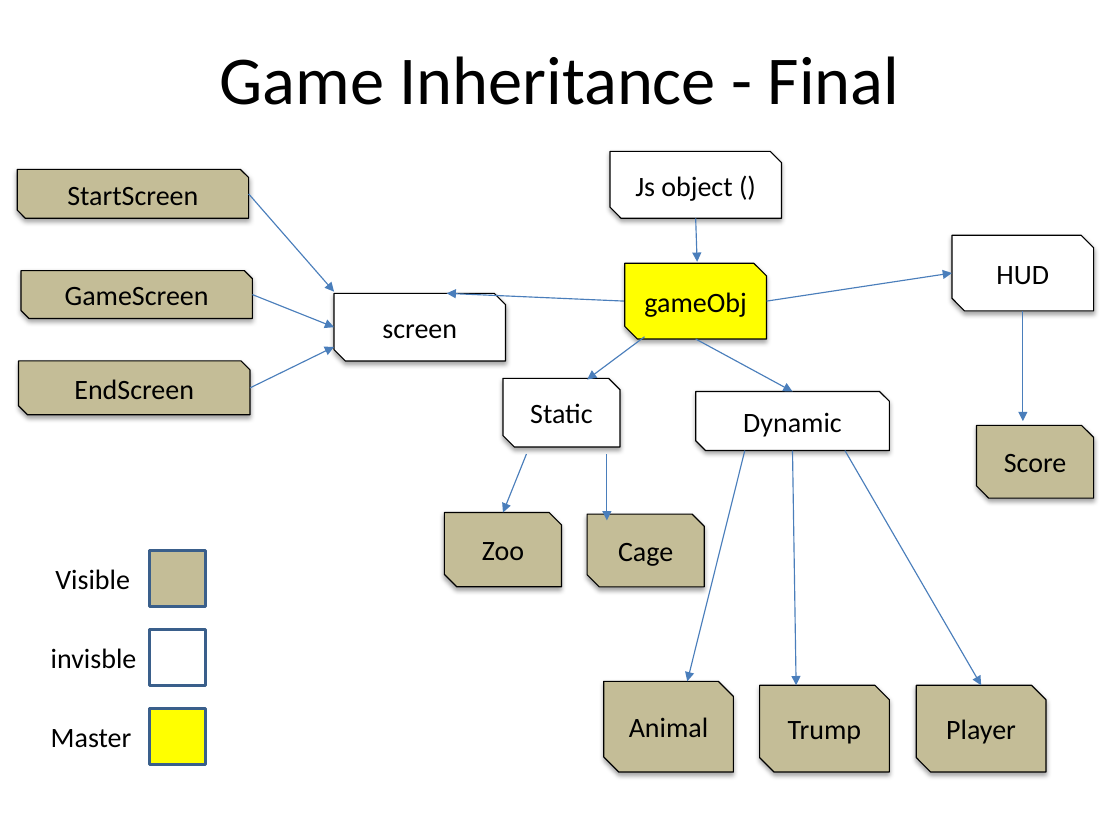
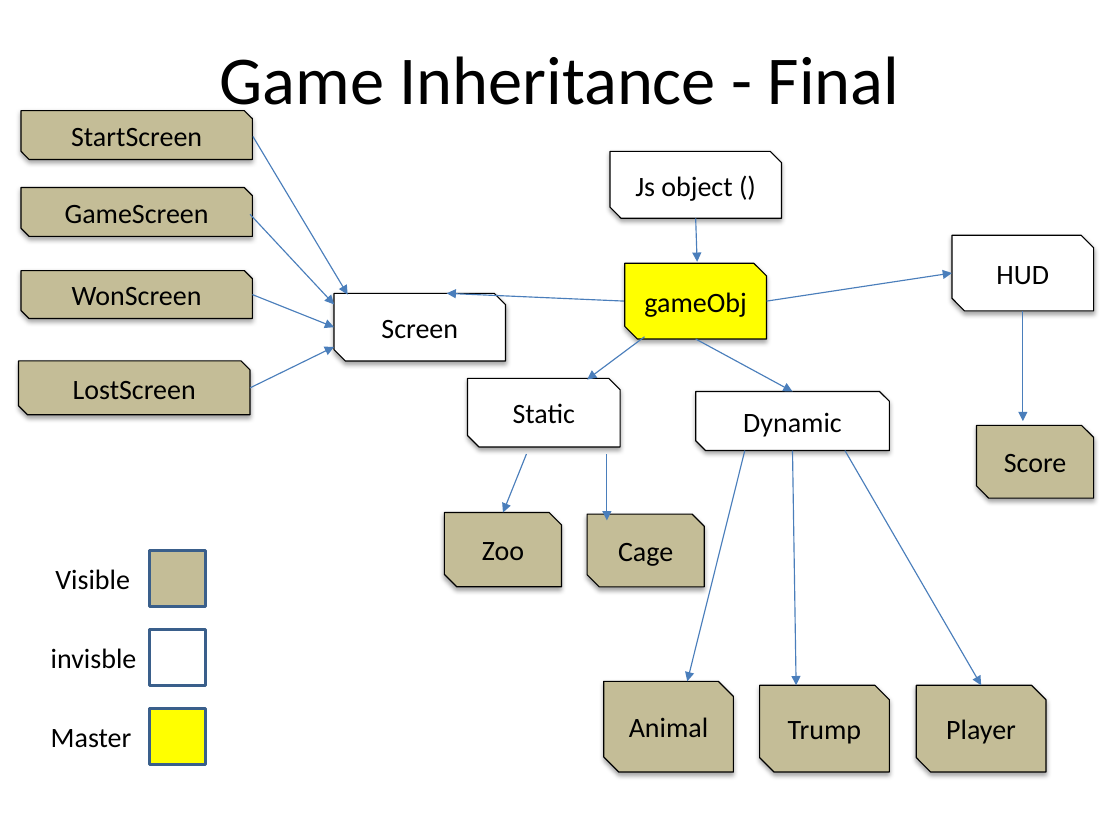
Before and after one commit to ZomgitzDomo/zookillsoccer, a slide deck: slide 8 of assets/ZooKill Soccer Game Design Document.pptx. Drawn at 1120x840 pixels with LibreOffice and Linux fonts; fonts in the diff are those of the drawing. Boxes give left, top, right and bottom in pixels: in the first picture for what was removed or moved away, otherwise in the second. Text is boxed around its words. In the diff, an @@ line names an element or a change of style, - is before the commit and + after.

```diff
--- a/assets/ZooKill Soccer Game Design Document.pptx
+++ b/assets/ZooKill Soccer Game Design Document.pptx
@@ snip diag rect "StartScreen": place and size @@
-snip diag rect "StartScreen" at bbox=[17, 169, 249, 218]
+snip diag rect "StartScreen" at bbox=[21, 111, 253, 160]
@@ arrow moved from (249, 194) - (334, 291) to (253, 137) - (347, 295) @@
@@ snip diag rect "GameScreen": place and size @@
-snip diag rect "GameScreen" at bbox=[21, 271, 253, 319]
+snip diag rect "GameScreen" at bbox=[21, 187, 253, 236]
@@ arrow added from (250, 214) to (334, 305), #4B7EBC 0.75 pt @@
@@ snip diag rect added at bbox=[21, 271, 253, 319], fill #C4BD97, outline #000000 0.75 pt, 18 pt, text #000000 @@
+WonScreen
@@ text in snip diag rect at bbox=[381, 320, 458, 339]: text changed @@
-screen
+Screen
@@ text in snip diag rect at bbox=[73, 381, 196, 399]: text changed @@
-EndScreen
+LostScreen
@@ snip diag rect "Static": place and size @@
-snip diag rect "Static" at bbox=[503, 379, 620, 447]
+snip diag rect "Static" at bbox=[467, 379, 619, 447]
```
Also in this commit, not shown: 35 other files.
